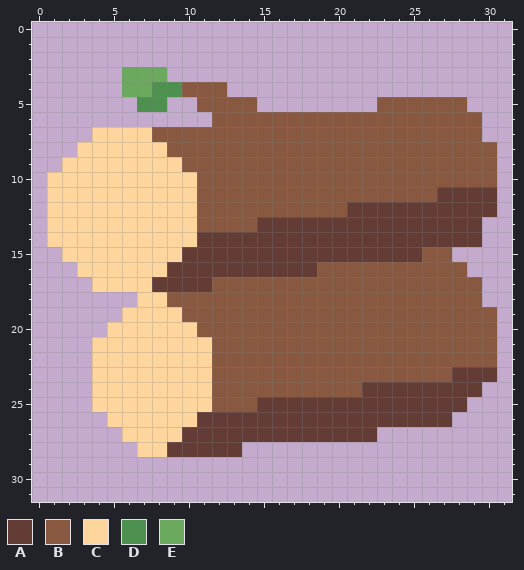
A pixel-art sprite gets an edit: sprites/items/wooden-log.png. Above: the version before the commit.
The file is 32x32 pixels.
Palette (. is transparent): A #623c35  B #895841  C #ffd59e  D #4e904f  E #6aa95e
Pixels before, first column x 1:
 3 .....EEE......................
 4 .....EEDDBBB..................
 5 ......DD..BBBB........BBBBBB..
 6 ...........BBBBBBBBBBBBBBBBBB.
 7 ...CCCCBBBBBBBBBBBBBBBBBBBBBB.
 8 ..CCCCCCBBBBBBBBBBBBBBBBBBBBBB
 9 .CCCCCCCCBBBBBBBBBBBBBBBBBBBBB
10 CCCCCCCCCCBBBBBBBBBBBBBBBBBBBB
11 CCCCCCCCCCBBBBBBBBBBBBBBBBAAAA
12 CCCCCCCCCCBBBBBBBBBBAAAAAAAAAA
13 CCCCCCCCCCBBBBAAAAAAAAAAAAAAA.
14 CCCCCCCCCCAAAAAAAAAAAAAAAAAAA.
15 .CCCCCCCCAAAAAAAAAAAAAAAABB...
16 ..CCCCCCAAAAAAAAAABBBBBBBBBB..
17 ...CCCCAAAABBBBBBBBBBBBBBBBBB.
18 ......CCBBBBBBBBBBBBBBBBBBBBB.
19 .....CCCCBBBBBBBBBBBBBBBBBBBBB
20 ....CCCCCCBBBBBBBBBBBBBBBBBBBB
21 ...CCCCCCCCBBBBBBBBBBBBBBBBBBB
22 ...CCCCCCCCBBBBBBBBBBBBBBBBBBB
23 ...CCCCCCCCBBBBBBBBBBBBBBBBAAA
24 ...CCCCCCCCBBBBBBBBBBAAAAAAAA.
25 ...CCCCCCCCBBBAAAAAAAAAAAAAA..
26 ....CCCCCCAAAAAAAAAAAAAAAAA...
27 .....CCCCAAAAAAAAAAAAA........
28 ......CCAAAAA.................
After the commit:
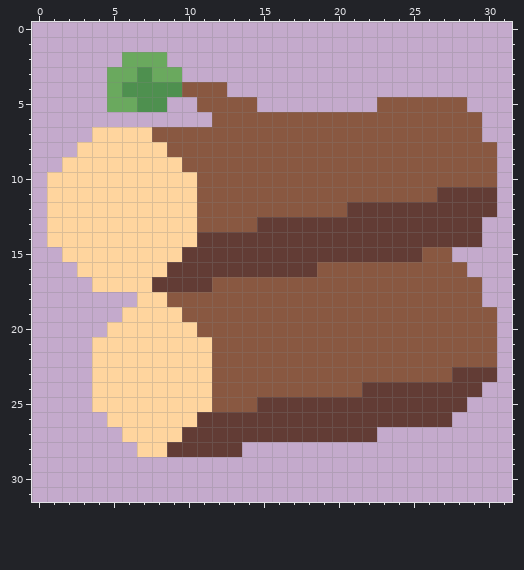
Commit message: make leaf bigger
Change:
Colour D replaces colour E in row 3 at x 7; in row 4 at x 6 to 7.
Colour E is added in row 2 at x 6 to 8; in row 3 at x 5 and 9; in row 4 at x 5; in row 5 at x 5 to 6.
Changed places in both pictures, as pixel boxes (x1, y1, x2, y2):
changed: (107, 52, 182, 112)
